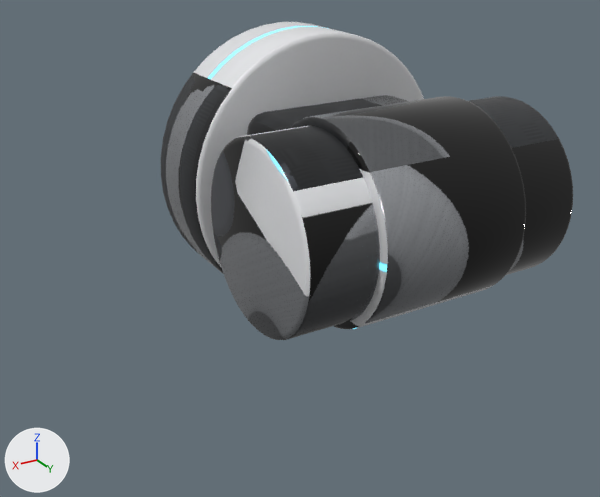
Renders of the glTF model src/my_robot_description/meshes/legs/glb/right_hip_roll.glb from each side of a commit.
Before and after are seen from a camera (50 mm lens) standing at (0.172, 0.223, 0.105) and looking at (0.034, -0.007, -0.01). The lights are fixed; the arrows at lower left show +X, +Y and +Z. The first picture is the older version. Vertices at exactly the same position are counted once.

The first picture shows 'right_hip_roll'.
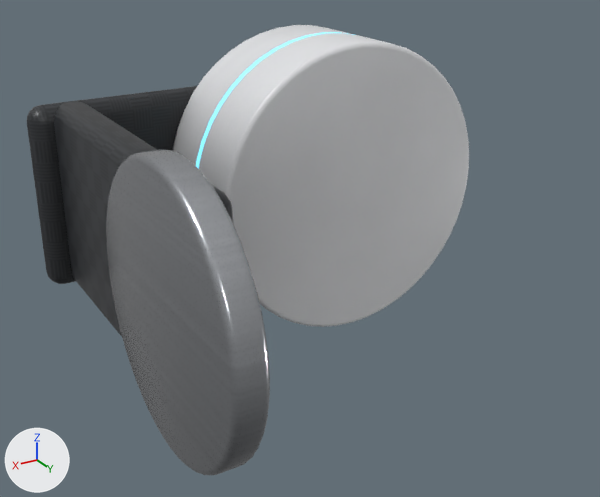
The newer file is also turned or shifted as a whole; pictures and numbers use the older file's frame.

Diff of the bpy script that builds the scene:
```diff
--- a/src/my_robot_description/meshes/legs/glb/right_hip_roll.glb.py
+++ b/src/my_robot_description/meshes/legs/glb/right_hip_roll.glb.py
@@ me_right_hip_roll @@
 # used by ob_right_hip_roll; location = (0.0, 0.0, 0.0)
-me_right_hip_roll.from_pydata(...)  # 2072 vertices, 4120 faces; spans x -0.056..0.056, y -0.09..0.037, z -0.056..0.056
+me_right_hip_roll.from_pydata(...)  # 1820 vertices, 3616 faces; spans x -0.056..0.1065, y -0.09..0.078, z -0.056..0.056
+# me_right_hip_roll part 1: the loose piece of 384 vertices spanning x -0.056..0.056, y -0.081..-0.045, z -0.056..0.056 is rebuilt with 384 vertices and now spans x -0.056..0.056, y -0.071..-0.021, z -0.056..0.056
+# me_right_hip_roll part 2: a new loose piece of 384 vertices spanning x 0.0925..0.1025, y -0.01..0.078, z -0.044..0.044, in mat_hip_roll_mat
+# me_right_hip_roll part 3: a new loose piece of 152 vertices spanning x 0.0825..0.0985, y -0.081..0.044, z -0.035..0.035, in mat_hip_roll_mat
+# me_right_hip_roll part 4: a new loose piece of 132 vertices spanning x -0.016..0.1065, y -0.081..-0.069, z -0.035..0.035, in mat_hip_roll_mat
+# me_right_hip_roll part 5: the loose piece of 384 vertices spanning x -0.056..0.056, y -0.034..0.034, z -0.034..0.034 is deleted
+# me_right_hip_roll part 6: the loose piece of 384 vertices spanning x -0.03..0.03, y -0.037..0.037, z -0.037..0.037 is deleted
+# me_right_hip_roll part 7: the loose piece of 152 vertices spanning x -0.035..0.035, y -0.05..-0.01, z -0.03..0.03 is deleted
+# other edits to the shape of me_right_hip_roll do not show in these pictures
 me_right_hip_roll.materials.append(mat_hip_roll_mat)
```

What differs and where, as boxes [x1, y1, x2, y2] in the pictures (600 x 497 px):
'right_hip_roll', reshaped (7% wider, 41% taller): before [161, 22, 573, 340]; after [27, 25, 469, 475]
part 1 of me_right_hip_roll, rebuilt: before [161, 22, 424, 273]; after [173, 25, 469, 327]
part 2 of me_right_hip_roll, added: after [106, 149, 270, 475]
part 3 of me_right_hip_roll, added: after [54, 101, 233, 336]
part 4 of me_right_hip_roll, added: after [27, 86, 197, 284]
part 5 of me_right_hip_roll, deleted: before [211, 96, 573, 340]
part 6 of me_right_hip_roll, deleted: before [291, 96, 526, 329]
part 7 of me_right_hip_roll, deleted: before [247, 95, 408, 135]
